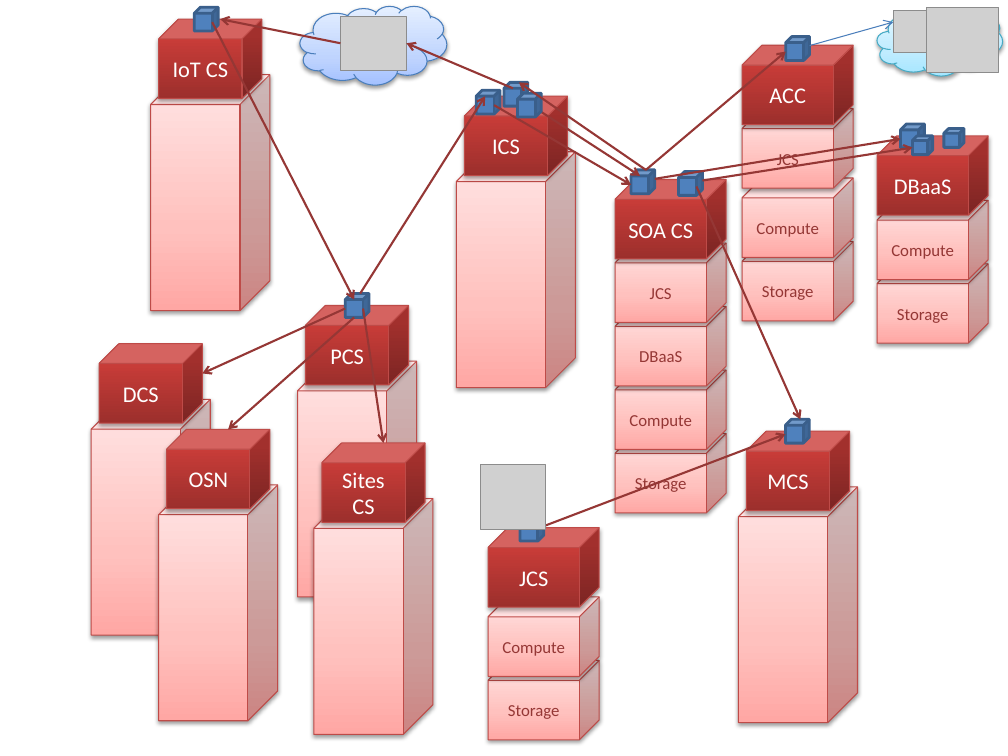
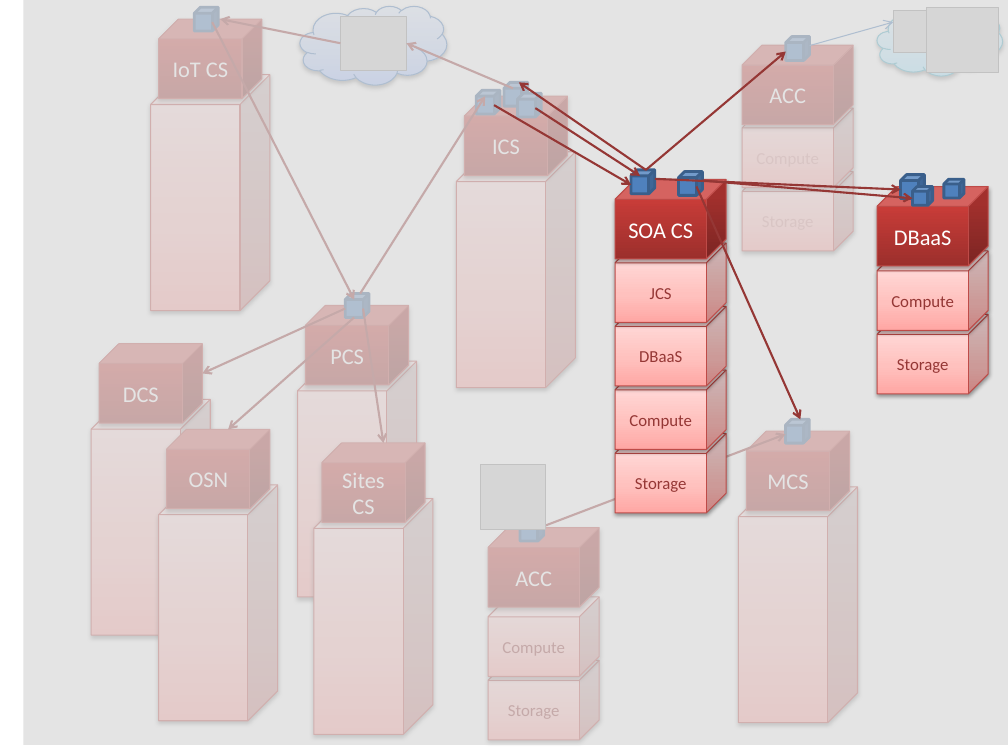
Before and after one commit to lucasjellema/aced-cloud-demo-ofmw2016-valencia, a slide deck: slide 5 of ofmw-forum2016-valencia-demo.pptx. Drawn at 1008x756 pixels with LibreOffice and Linux fonts; fonts in the diff are those of the drawing; grey boxes stand for pictures. Boxes give left, top, right and bottom in pixels: in the first picture for what was removed or moved away, otherwise in the second. Text is boxed around its words. In the diff, an @@ line names an element or a change of style, - is before the commit and + after.

```diff
--- a/ofmw-forum2016-valencia-demo.pptx
+++ b/ofmw-forum2016-valencia-demo.pptx
@@ rectangle added at (23,0,1008,745), fill #D9D9D9 at 71% opacity @@
@@ cube: place and size @@
-cube at (742,178,853,258)
+cube at (742,108,853,187)
@@ cube removed at (742,109,853,188) @@
-JCS
@@ arrow moved from (655, 178) - (900, 139) to (655, 178) - (900, 190) @@
@@ cube: place and size @@
-cube at (742,242,853,322)
+cube at (742,171,853,251)
@@ 6 cubes: place and size @@
-6 cubes at (877,124,988,344)
+6 cubes at (877,174,988,394)
@@ arrow moved from (703, 180) - (912, 147) to (703, 180) - (912, 199) @@
@@ text in cube at (756,223,819,237): text removed @@
-Compute
@@ text in cube at (762,286,814,300): text removed @@
-Storage
@@ text in cube at (515,572,552,586): text changed @@
-JCS
+ACC
```
Also in this commit, not shown: 3 slides added, 29 other files.
